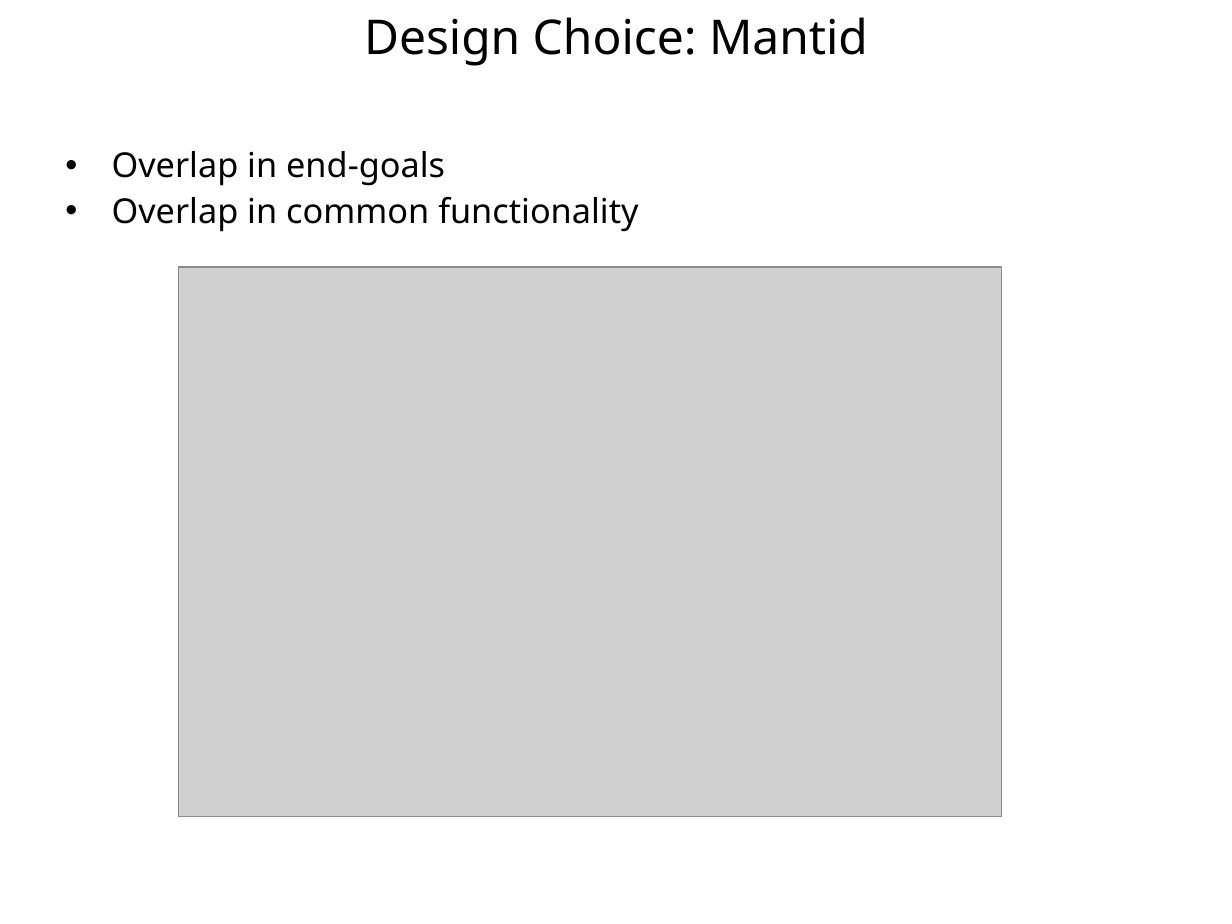
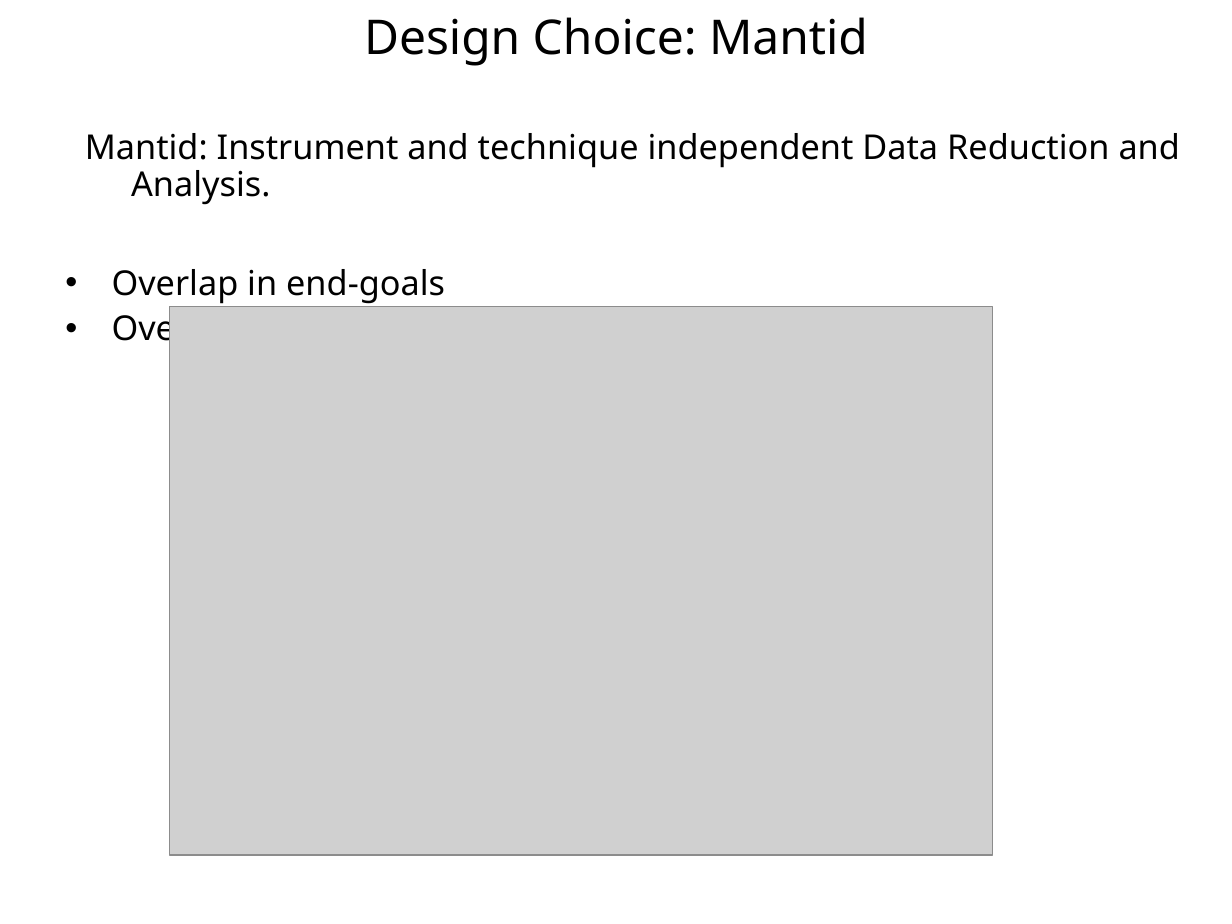
Before and after one commit to mantidproject/documents, a slide deck: slide 7 of Presentations/NOBUGS 2010/VATES NOBUGS 2010.ppt (slide 6 before the commit). Drawn at 1232x924 pixels with LibreOffice and Linux fonts; fonts in the diff are those of the drawing; grey boxes stand for pictures; background and template pictures are left out. Boxes give left, top, right and bottom in pixels: in the first picture for what was removed or moved away, otherwise in the second. Text is boxed around its words. In the diff, an @@ line names an element or a change of style, - is before the commit and + after.

```diff
--- a/Presentations/NOBUGS 2010/VATES NOBUGS 2010.ppt
+++ b/Presentations/NOBUGS 2010/VATES NOBUGS 2010.ppt
@@ text added at (85,133,1180,205), 20 pt, text #000000 @@
+  Mantid: Instrument and technique independent Data Reduction and Analysis.
@@ text "Overlap in end-goals": place and size @@
-text "Overlap in end-goals" at (112,151,638,232)
+text "Overlap in end-goals" at (112,269,638,351)
@@ picture: place and size @@
-picture at (179,267,1002,817)
+picture at (169,307,992,855)
```
Also in this commit, not shown: 3 other slides changed, 1 slide added, 1 slide removed, 1 other file.
